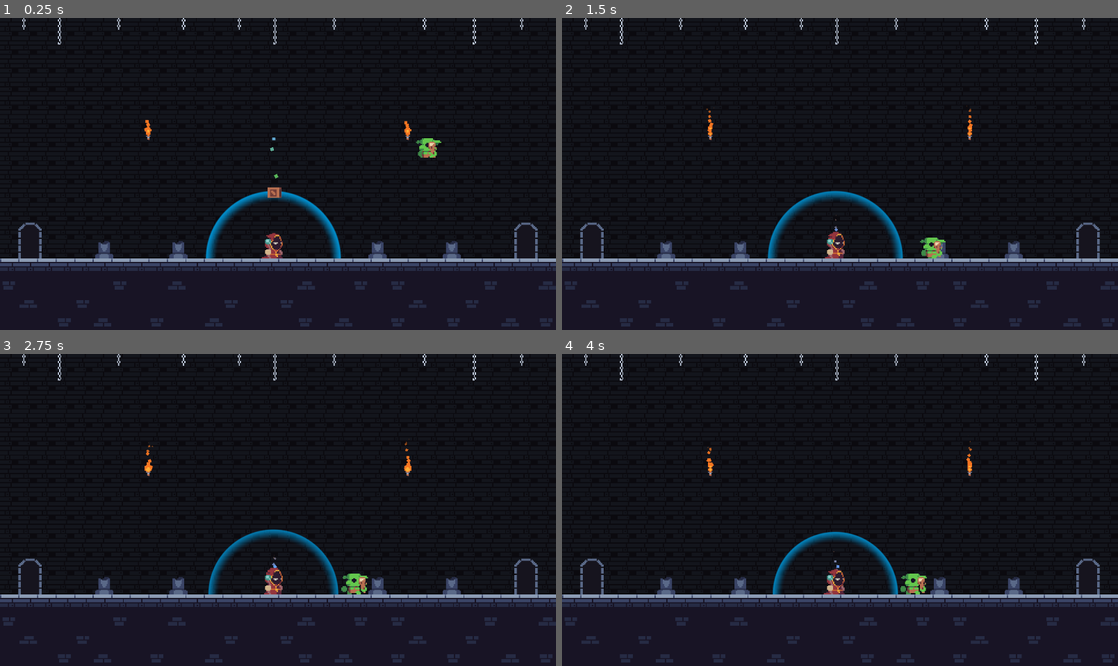
Above: before the commit, frames 1-4 (two rows, left to right).
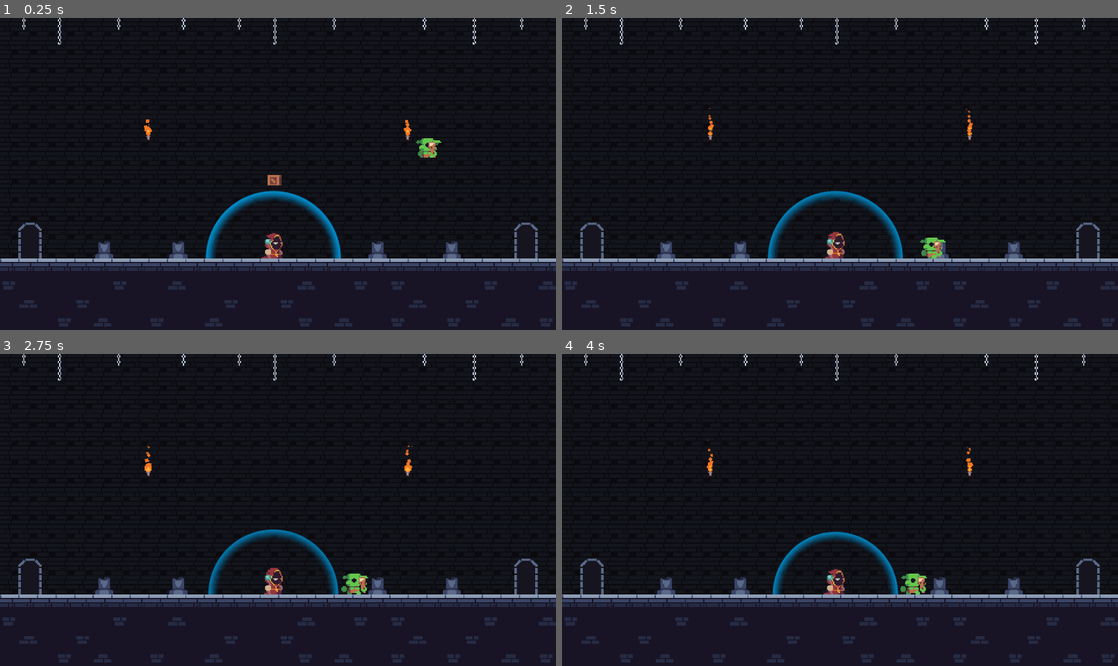
Above: after the commit, the same moments.

Repository: Joao-victor-da-silva/Let_Me_Brew
Game: Godot game, scene res://cenas/jogo.tscn
Two runs of this game, one before a commit and one after it. Both use one fixed random seed, a clock stepped at 60 frames per second and the inputs below.
Inputs:
- Up to frame 1 (0.25 s): no input
- Up to frame 2 (1.5 s): no input
- Up to frame 3 (2.75 s): no input
- Up to frame 4 (4 s): no input

The runs differ from the first frame. In frame 1, 0.2% of the frame differs, in the area x 25-74%, y 32-58%; in frame 2, less than 0.1%; in frame 3, less than 0.1%; in frame 4, less than 0.1%.

Commit message:
caixa colide com inimigos

Diff:
--- a/cenas/caixa.tscn
+++ /dev/null
@@ -1,63 +0,0 @@
-[gd_scene load_steps=9 format=3 uid="uid://bmj8e80jykku2"]
-
-[ext_resource type="Texture2D" uid="uid://bv1qams5sj1gs" path="res://assets/tilesets/WoodDecor.png" id="1_g1gtg"]
-[ext_resource type="Texture2D" uid="uid://341mtqdrnyt4" path="res://assets/sprites/quadrado.png" id="2_13557"]
-
-[sub_resource type="RectangleShape2D" id="RectangleShape2D_13557"]
-size = Vector2(12, 9)
-
-[sub_resource type="Gradient" id="Gradient_fd6x2"]
-offsets = PackedFloat32Array(0, 0.418006, 1)
-colors = PackedColorArray(0.346781, 0.731551, 0.285776, 1, 0.394487, 0.625739, 1, 0.977492, 0.96, 0.49216, 0.1344, 0)
-
-[sub_resource type="GradientTexture1D" id="GradientTexture1D_bvmp6"]
-gradient = SubResource("Gradient_fd6x2")
-
-[sub_resource type="Curve" id="Curve_1mohr"]
-_data = [Vector2(0, 1), 0.0, 0.0, 0, 0, Vector2(1, 0), -1.68896, 0.0, 0, 0]
-point_count = 2
-
-[sub_resource type="CurveTexture" id="CurveTexture_bvmp6"]
-curve = SubResource("Curve_1mohr")
-
-[sub_resource type="ParticleProcessMaterial" id="ParticleProcessMaterial_1shc3"]
-particle_flag_disable_z = true
-emission_shape = 1
-emission_sphere_radius = 3.0
-angle_min = 1.07288e-05
-angle_max = 359.0
-direction = Vector3(0, -1, 0)
-spread = 5.0
-initial_velocity_min = 30.0
-initial_velocity_max = 40.0
-angular_velocity_min = 100.0
-angular_velocity_max = 200.0
-gravity = Vector3(0, 0, 0)
-scale_min = 1.5
-scale_max = 1.5
-scale_curve = SubResource("CurveTexture_bvmp6")
-color_ramp = SubResource("GradientTexture1D_bvmp6")
-
-[node name="Caixa" type="RigidBody2D"]
-position = Vector2(5, 0)
-metadata/_edit_group_ = true
-
-[node name="Sprite2D" type="Sprite2D" parent="."]
-texture_filter = 1
-texture = ExtResource("1_g1gtg")
-hframes = 7
-vframes = 2
-frame = 1
-
-[node name="CollisionShape2D" type="CollisionShape2D" parent="."]
-position = Vector2(0, 3.5)
-shape = SubResource("RectangleShape2D_13557")
-
-[node name="Fumaca" type="GPUParticles2D" parent="."]
-texture_filter = 1
-position = Vector2(0, -5)
-texture = ExtResource("2_13557")
-lifetime = 0.75
-randomness = 0.25
-process_material = SubResource("ParticleProcessMaterial_1shc3")
-metadata/_edit_lock_ = true
--- /dev/null
+++ b/prefabs/caixa.tscn
@@ -0,0 +1,27 @@
+[gd_scene load_steps=4 format=3 uid="uid://bmj8e80jykku2"]
+
+[ext_resource type="Texture2D" uid="uid://bv1qams5sj1gs" path="res://assets/tilesets/WoodDecor.png" id="1_g1gtg"]
+[ext_resource type="Script" uid="uid://c3yewl7h787k" path="res://scripts/cenario/mobilia.gd" id="1_joywy"]
+
+[sub_resource type="RectangleShape2D" id="RectangleShape2D_13557"]
+size = Vector2(12, 9)
+
+[node name="Caixa" type="RigidBody2D"]
+position = Vector2(5, 0)
+collision_layer = 16
+collision_mask = 9
+mass = 1.365
+gravity_scale = 0.63
+freeze_mode = 1
+script = ExtResource("1_joywy")
+
+[node name="Sprite2D" type="Sprite2D" parent="."]
+texture_filter = 1
+texture = ExtResource("1_g1gtg")
+hframes = 7
+vframes = 2
+frame = 1
+
+[node name="CollisionShape2D" type="CollisionShape2D" parent="."]
+position = Vector2(0, 3.5)
+shape = SubResource("RectangleShape2D_13557")
--- a/project.godot
+++ b/project.godot
@@ -51,6 +51,7 @@
 2d_physics/layer_2="player"
 2d_physics/layer_3="objetos"
 2d_physics/layer_4="monstros"
+2d_physics/layer_5="objetos"
 
 [rendering]
 
--- /dev/null
+++ b/scripts/cenario/mobilia.gd
@@ -0,0 +1,9 @@
+extends RigidBody2D
+
+#apredendo loop
+func _ready() -> void:
+
+	var casado = true
+
+	for i in 9:
+		print("ola mundo ", i, casado)
Not shown, added: scripts/cenario/mobilia.gd.uid
